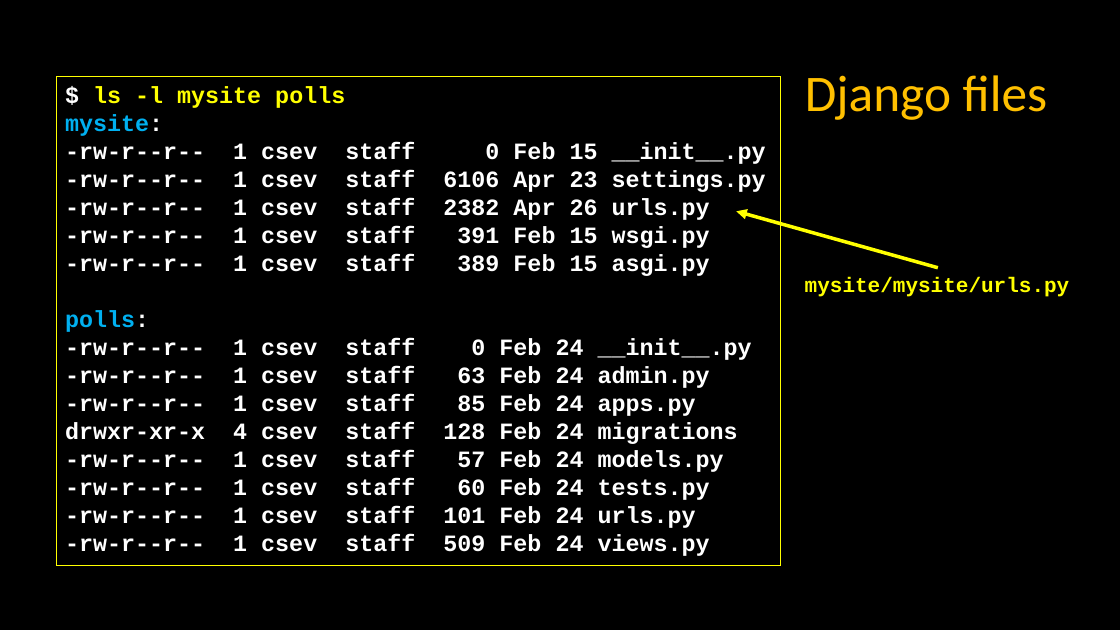
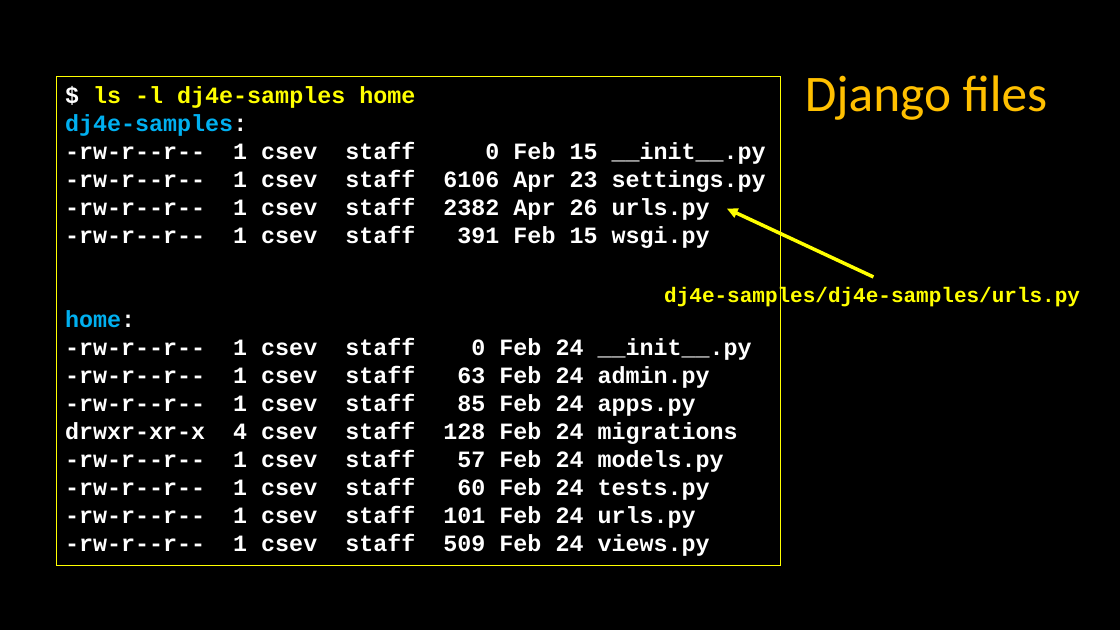
Before and after one commit to csev/dj4e, a slide deck: slide 3 of lectures/DJ-01-Structure.pptx. Drawn at 1120x630 pixels with LibreOffice and Linux fonts; fonts in the diff are those of the drawing. Boxes give left, top, right and bottom in pixels: in the first picture for what was removed or moved away, otherwise in the second. Text is boxed around its words. In the diff, an @@ line names an element or a change of style, - is before the commit and + after.

Commit message:
Updates

```diff
--- a/lectures/DJ-01-Structure.pptx
+++ b/lectures/DJ-01-Structure.pptx
@@ text in rectangle at [65, 86, 415, 136]: text changed @@
-$ ls -l mysite polls
-mysite:
+$ ls -l dj4e-samples home
+dj4e-samples:
@@ arrow moved from (939, 268) - (737, 212) to (874, 277) - (728, 208) @@
@@ text in rectangle at [65, 254, 710, 332]: text changed; text colour #FFFFFF to #00B0F0 @@
--rw-r--r-- 1 csev staff 389 Feb 15 asgi.py
-polls:
+home:
@@ text at [664, 287, 1080, 309]: text changed @@
-mysite/mysite/urls.py
+dj4e-samples/dj4e-samples/urls.py
```
